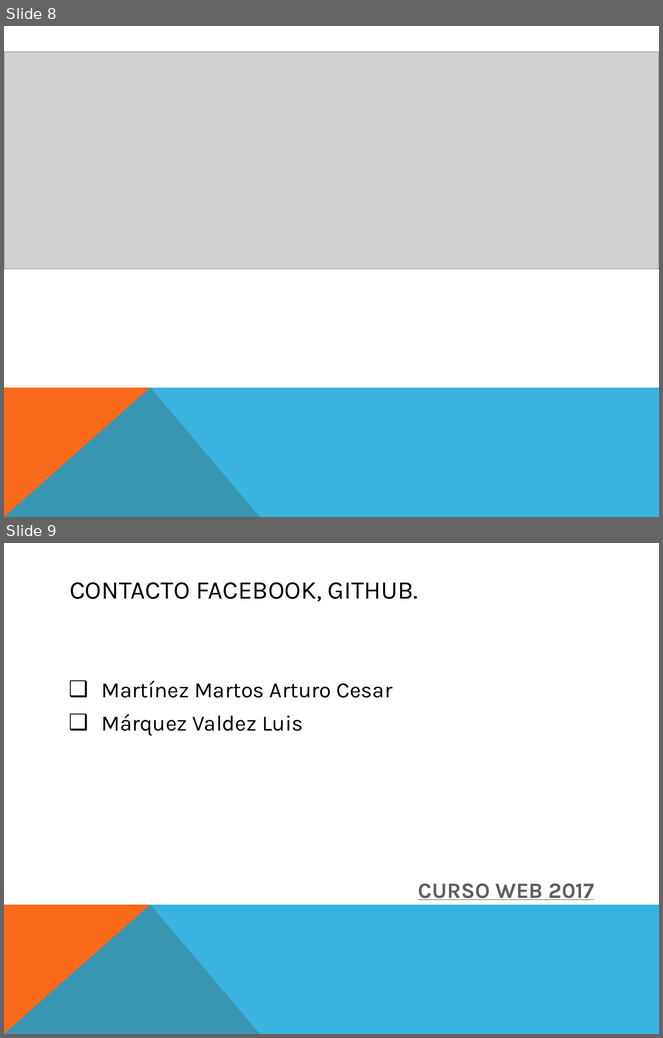
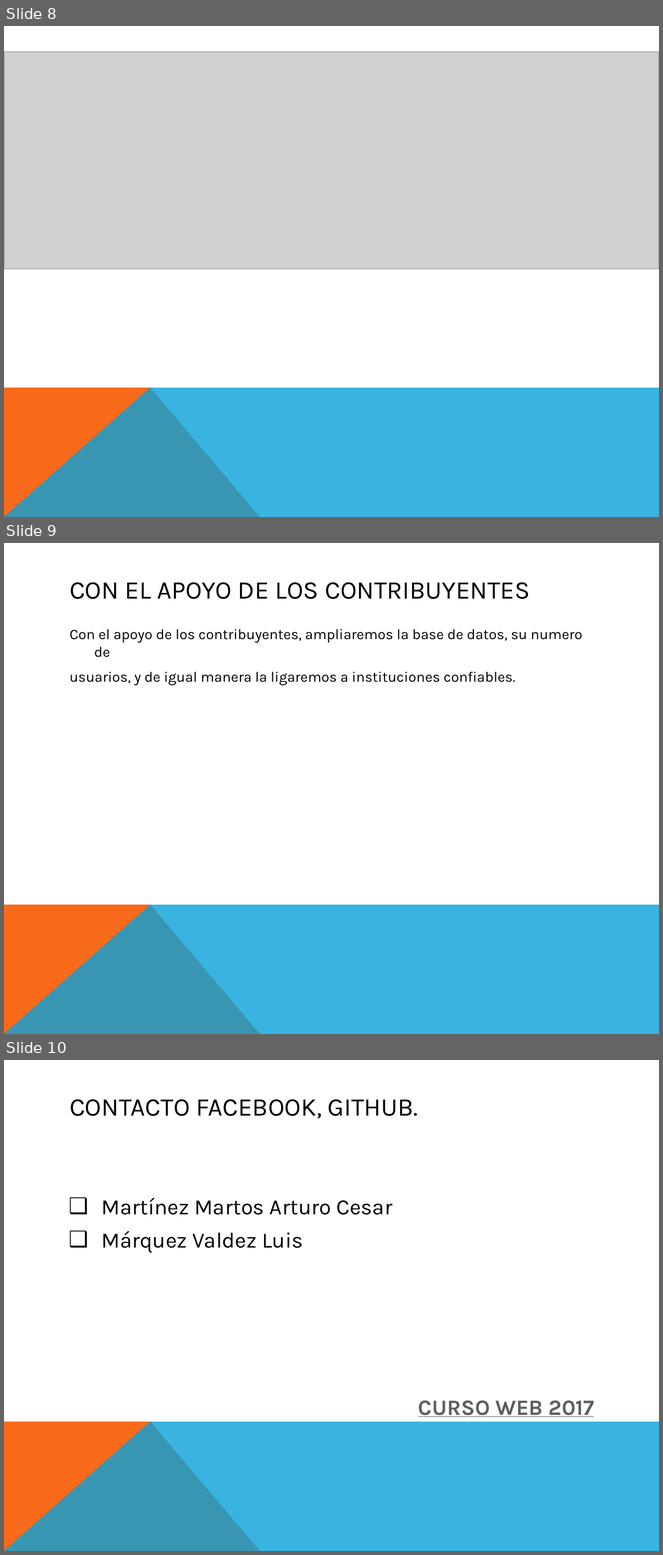
Before and after one commit to ArturoCesar/BD-Species, a slide deck: TOYANOS.pptx. Shown one above the other, each under a label of ours: slides 8 and 9 before the commit, slides 8, 9 and 10 after it. The pictures are 663x1038 and 663x1555 pixels, drawn with LibreOffice and Linux fonts; fonts in the diff are those of the drawing; grey boxes stand for pictures. Boxes give left, top, right and bottom in pixels: in the first picture for what was removed or moved away, otherwise in the second. Text is boxed around its words. In the diff, an @@ line names an element or a change of style, - is before the commit and + after.

```diff
--- a/TOYANOS.pptx
+++ b/TOYANOS.pptx
@@ slide 9 added at [4, 543, 659, 1034], background #FFFFFF; not listed: 2 template elements that a slide beside it also shows @@
@@ title added at [70, 582, 530, 599], 28 pt, text #000000 @@
+CON EL APOYO DE LOS CONTRIBUYENTES
@@ text added at [70, 629, 583, 685], 16 pt, text #000000 @@
+Con el apoyo de los contribuyentes, ampliaremos la base de datos, su numero de
+usuarios, y de igual manera la ligaremos a instituciones confiables.
@@ what was slide 9 is now slide 10 @@
```
Also in this commit, not shown: 1 slide changed.
